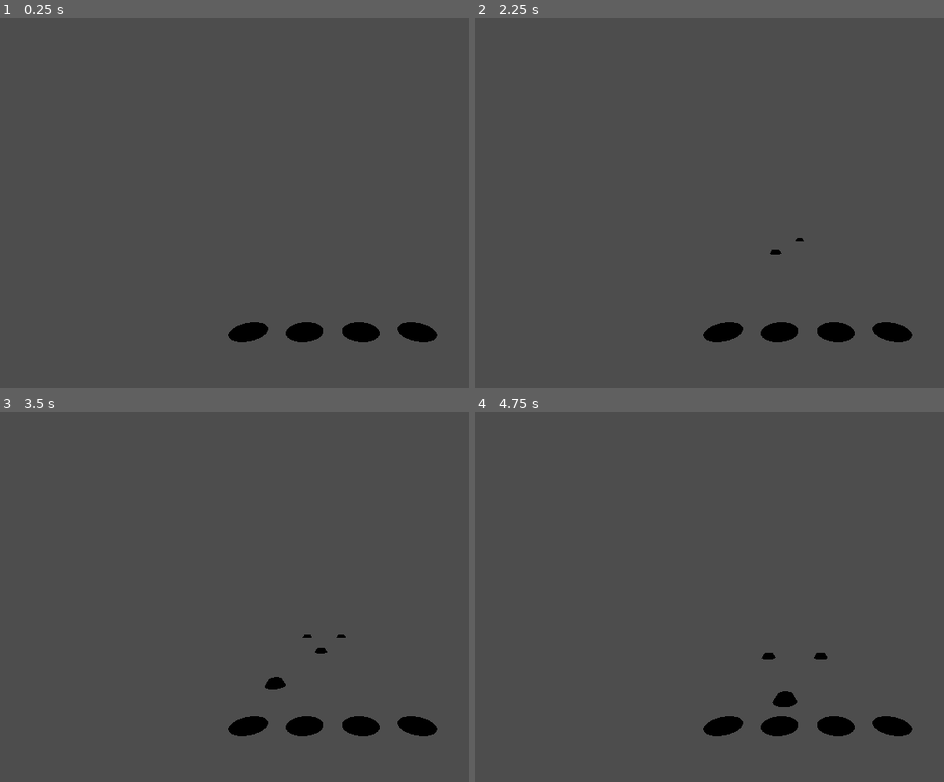
Above: before the commit, frames 1-4 (two rows, left to right).
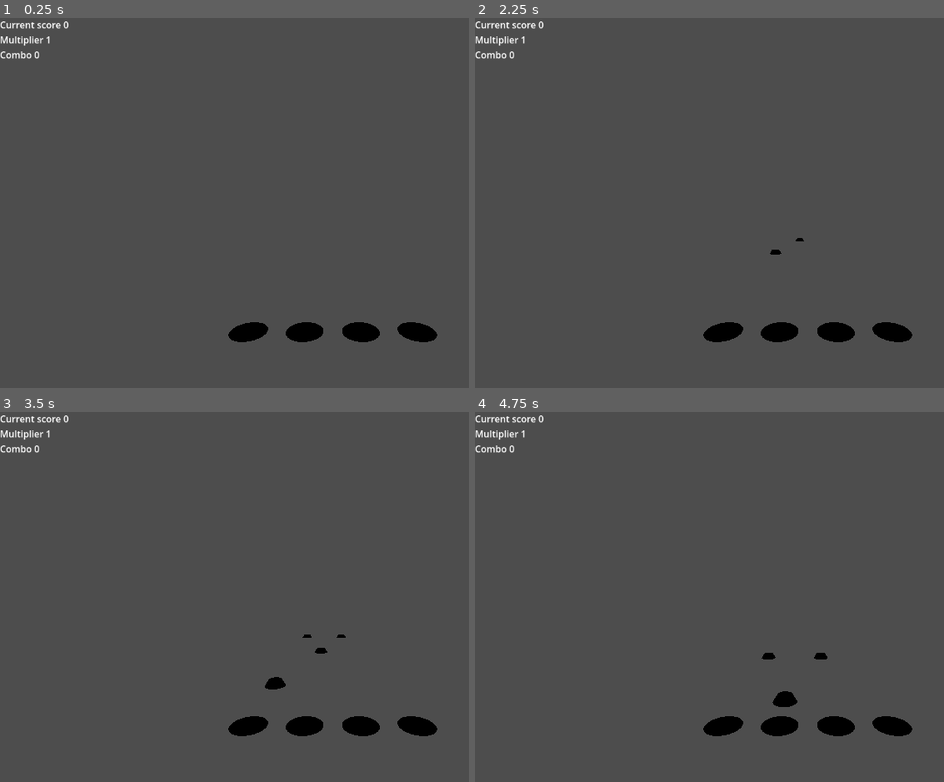
Above: after the commit, the same moments.

Repository: sendoestudio/guitarrada
Game: Godot game, scene res://example_scene.tscn
Two runs of this game, one before a commit and one after it. Both use one fixed random seed, a clock stepped at 60 frames per second and the inputs below. The project has no main scene, so this scene is started directly.
Inputs:
- Up to frame 1 (0.25 s): no input
- Up to frame 2 (2.25 s): tap Enter at 0.5, 2 s; tap Space at 1.25 s
- Up to frame 3 (3.5 s): no input
- Up to frame 4 (4.75 s): no input

The runs differ from the first frame. In frame 1, 0.4% of the frame differs, in the area x 0-15%, y 0-12%; in frame 2, 0.4%; in frame 3, 0.4%; in frame 4, 0.4%.

Commit message:
scoring system early implementation

Diff:
--- a/default_format.json
+++ b/default_format.json
@@ -39,7 +39,7 @@
 			"times" : [
 				{
 					"time" : 5,
-			 		"duration" : -1
+			 		"duration" : 1
 				}
 			]
 		}
--- a/example_scene.tscn
+++ b/example_scene.tscn
@@ -1,8 +1,9 @@
-[gd_scene load_steps=4 format=3 uid="uid://353rpu1a8m70"]
+[gd_scene load_steps=5 format=3 uid="uid://353rpu1a8m70"]
 
 [ext_resource type="Script" uid="uid://df7ggqqjob28b" path="res://scripts/level.gd" id="1_5xswu"]
 [ext_resource type="JSON" path="res://default_format.json" id="2_vqley"]
 [ext_resource type="PackedScene" uid="uid://cxio0bbr3prnf" path="res://defaults/track.tscn" id="3_5xswu"]
+[ext_resource type="Script" uid="uid://bk8r8mshvyrve" path="res://scripts/ui_score_testing.gd" id="4_vqley"]
 
 [node name="Level" type="Node3D" node_paths=PackedStringArray("tracks")]
 script = ExtResource("1_5xswu")
@@ -10,6 +11,7 @@
 default_map = ExtResource("2_vqley")
 tracks_velocity = 6.0
 visibility_time_before_hit = 3.0
+multiplier_rules = Array[Vector2i]([Vector2i(2, 8), Vector2i(3, 16)])
 
 [node name="Track" parent="." instance=ExtResource("3_5xswu")]
 transform = Transform3D(1, 0, 0, 0, 1, 0, 0, 0, 1, -2.25, 0, 0)
@@ -31,3 +33,21 @@
 
 [node name="Camera3D" type="Camera3D" parent="."]
 transform = Transform3D(1, 0, 0, 0, 1, 0, 0, 0, 1, 0, 3.3834367, 6.529675)
+
+[node name="Control" type="Control" parent="."]
+layout_mode = 3
+anchors_preset = 15
+anchor_right = 1.0
+anchor_bottom = 1.0
+grow_horizontal = 2
+grow_vertical = 2
+
+[node name="TempScoreLabel" type="Label" parent="Control" node_paths=PackedStringArray("level")]
+layout_mode = 0
+offset_right = 40.0
+offset_bottom = 23.0
+text = "Current Score: 0123456789
+Multiplier: 0123
+Combo: 0123"
+script = ExtResource("4_vqley")
+level = NodePath("../..")
--- a/scripts/level.gd
+++ b/scripts/level.gd
@@ -10,24 +10,59 @@
 @export var visibility_time_before_hit : float = 4
 @export var visibility_time_after_hit : float = 1
 
+@export var before_error_margin : float = 0.05
+@export var after_error_margin : float = 0.05
+@export var min_points : int = 1
+@export var max_points : int = 10
+@export var continuous_point_per_second : int = 5
+@export var pointing_curve : Curve
+
+@export var multiplier_rules : Array[Vector2i]
+
+var cumulative_points : float
+
 var current_time
 
+var current_score
+var current_combo
+var highest_combo
+var current_multiplier
+
+var current_map
+
+var local_index_to_track_index : Dictionary[int, int]
+
+#track index, time pointer
+var track_indexes : Dictionary[int, int]
+
+var track_upcoming_times : Dictionary[int, int]
+#track index, time left to hold
+var track_hold_timers : Dictionary[int, float]
+
 func _ready() -> void:
-	var map
 
 	if default_map != null:
-		map = default_map.data
+		current_map = default_map.data
 
-	for track in tracks:
+
+	for i in tracks.size():
+		var track : Node3D = tracks[i]
 		if track == null:
 			return
 
 		track.set_track_props(tracks_velocity, visibility_time_before_hit, visibility_time_after_hit)
-		var current_track_index = track.track_index
-		for track_info in map.chart:
+		var current_track_index : int = track.track_index
+		for track_info in current_map.chart:
 			if track_info.track_index == current_track_index:
 				track.set_track_notes(track_info.times)
+				track_indexes.set(current_track_index, 0)
+				local_index_to_track_index.set(i, current_track_index)
 				break
+
+	current_score = 0
+	current_combo = 0
+	highest_combo = 0
+	current_multiplier = 1
 
 	current_time = -countdown_timer
 	Manager.is_playing = true
@@ -35,3 +70,85 @@
 func _process(delta: float) -> void:
 	current_time += delta
 	Manager.current_time = current_time
+
+	for i in current_map.chart.size():
+		verify_track(i, delta)
+
+func verify_track(index, time_delta):
+
+
+	if current_map.chart.size() <= index || current_map.chart[index] == null:
+		return
+
+	var track_index = int(current_map.chart[index].track_index)
+	var button_name = "button_" + str(int(track_index))
+
+	if track_hold_timers.has(track_index) && track_hold_timers.get(track_index) > 0:
+		var timer = track_hold_timers.get(track_index)
+		timer -= time_delta
+		if Input.is_action_pressed(button_name):
+			cumulative_points += time_delta
+		else:
+			timer = 0
+
+		if timer <= 0:
+			current_score += roundi(cumulative_points * continuous_point_per_second)
+			track_hold_timers.erase(track_index)
+
+	var time_pointer = track_indexes.get(index)
+	if time_pointer == -1 || current_map.chart[index].times.size() <= time_pointer:
+		return
+
+	var note_time = current_map.chart[index].times[time_pointer].time
+
+	if Input.is_action_just_pressed(button_name) && current_time >= (note_time - before_error_margin) && current_time <= (note_time + after_error_margin):
+		print("hit")
+		var negative_delta : float
+		if note_time <= current_time:
+			negative_delta = (current_time - note_time) / before_error_margin
+		else:
+			negative_delta = (note_time - current_time) / before_error_margin
+		var delta = 1 - negative_delta
+
+		#the function you decide here should interfere slightly in the score's difficulty
+		var points = roundi(delta * max_points)
+		if points < min_points:
+			points = min_points
+		current_score += points
+
+		current_combo += 1
+
+		if current_combo > highest_combo:
+			highest_combo = current_combo
+
+		track_indexes.set(index, time_pointer + 1)
+		if track_indexes.get(index) >=  current_map.chart[index].times.size():
+			track_indexes.set(index, -1)
+
+		var length = current_map.chart[index].times[time_pointer].duration
+		if length > 0:
+			track_hold_timers.set(track_index, length)
+
+	elif current_time > (note_time + after_error_margin):
+		print("miss")
+		current_combo = 0
+
+		track_indexes.set(index, time_pointer + 1)
+		if track_indexes.get(index) >=  current_map.chart[index].times.size():
+			track_indexes.set(index, -1)
+
+	elif Input.is_action_just_pressed(button_name):
+		#depends if you want to count an additional click as a mistake
+		#although I recommend using the timer to avoid players believing the score is too harsh
+
+		print("miss")
+		current_combo = 0
+
+
+
+
+func increment_score():
+	pass
+
+func break_combo():
+	pass
--- /dev/null
+++ b/scripts/ui_score_testing.gd
@@ -0,0 +1,12 @@
+extends Node
+
+@export var level : Node3D
+
+
+
+func _process(delta: float) -> void:
+	var final_text = "Current score " + str(level.current_score)
+	final_text += "\nMultiplier " + str(level.current_multiplier)
+	final_text += "\nCombo " + str(level.current_combo)
+
+	self.text = final_text
Not shown, added: scripts/ui_score_testing.gd.uid
